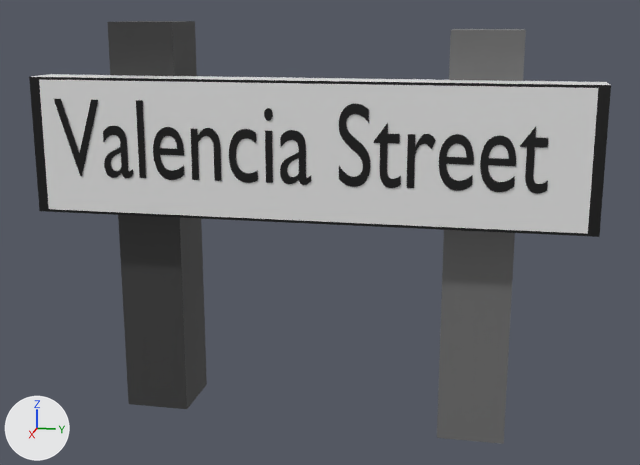
One commit to the FBX model Assets/Models/uk_street_sign_rural_13.fbx: the scene before it, then after it.
The view is the same before and after, from a 50 mm lens placed at (25.63, 8.79, 11.27), pointed at (0.07, 3.67, 4.88). The lights are fixed; the arrows at lower left show +X, +Y and +Z. Where no turn or scale is listed for an object, it has been applied to the vertices.
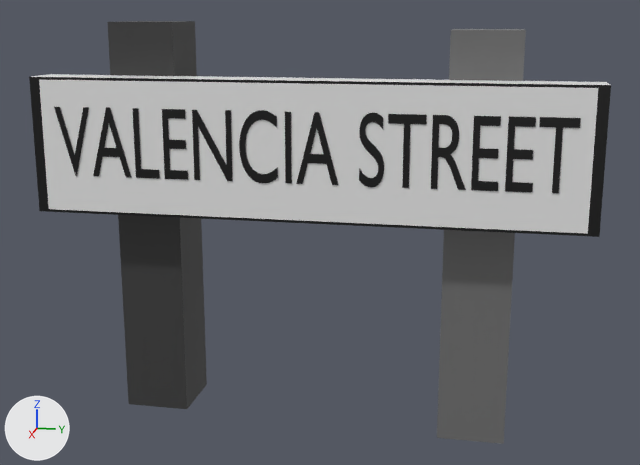
What differs and where, as boxes (x1, y1, x2, y2) in the pictures (640 x 465 px):
'Text', reshaped, rescaled (7% wider, 9% shorter): before (54, 99, 548, 194); after (54, 107, 581, 193)
part 1 of me_text, rebuilt (9% narrower, 33% taller): before (153, 127, 184, 180); after (132, 108, 160, 179)
part 2 of me_text, rebuilt (8% wider, 29% taller): before (480, 135, 516, 192); after (388, 114, 427, 188)
part 3 of me_text, rebuilt (48% wider, 12% taller): before (373, 123, 401, 188); after (296, 112, 338, 185)
part 4 of me_text, rebuilt (13% narrower, 33% taller): before (191, 128, 221, 181); after (162, 109, 188, 180)
part 5 of me_text, added (black): after (431, 115, 466, 190)
part 6 of me_text, deleted (black): before (520, 127, 548, 194)
part 7 of me_text, deleted (black): before (407, 134, 436, 188)
part 8 of me_text, deleted: before (264, 108, 273, 121)
part 9 of me_text, deleted (black): before (136, 100, 146, 178)
part 10 of me_text, deleted: before (265, 131, 273, 183)
part 11 of me_text, cut back: before (229, 104, 474, 191); after (192, 110, 384, 187)
part 12 of me_text, cut back: before (103, 126, 133, 178); after (93, 107, 132, 178)
part 13 of me_text, added (black): after (471, 116, 581, 193)

The change, as a diff of the scene's bpy script:
```diff
--- a/Assets/Models/uk_street_sign_rural_13.fbx.py
+++ b/Assets/Models/uk_street_sign_rural_13.fbx.py
@@ me_text @@
 # used by ob_text; location = (1.65, -3.9, 6.65); rotation_euler = (1.571, 0.0, 1.571), in degrees (90, 0, 90); scale = (2.32, 3.29, 4.0)
-me_text.from_pydata(...)  # 1156 vertices, 1136 faces; spans x 0.0..6.07, y -0.01..0.69, z 0.0
+me_text.from_pydata(...)  # 415 vertices, 393 faces; spans x 0.0..8.2, y -0.01..0.69, z 0.0
+# me_text part 1: the loose piece of 99 vertices spanning x 1.29..1.7, y -0.01..0.46, z 0.0 is rebuilt with 6 vertices and now spans x 1.35..1.75, y 0.0..0.68, z 0.0
+# me_text part 2: the loose piece of 99 vertices spanning x 5.3..5.7, y -0.01..0.46, z 0.0 is rebuilt with 8 vertices and now spans x 5.42..5.99, y 0.0..0.68, z 0.0
+# me_text part 3: the loose piece of 58 vertices spanning x 4.05..4.38, y -0.01..0.54, z 0.0 is rebuilt with 11 vertices and now spans x 4.0..4.67, y 0.0..0.69, z 0.0
+# me_text part 4: the loose piece of 57 vertices spanning x 1.79..2.17, y 0.0..0.46, z 0.0 is rebuilt with 12 vertices and now spans x 1.84..2.23, y 0.0..0.68, z 0.0
+# me_text part 5: a new loose piece of 94 vertices spanning x 6.08..6.61, y 0.0..0.68, z 0.0, in mat_material_004 (black #000000)
+# me_text part 6: the loose piece of 58 vertices spanning x 5.74..6.07, y -0.01..0.54, z 0.0 is deleted
+# me_text part 7: the loose piece of 55 vertices spanning x 4.45..4.78, y 0.0..0.46, z 0.0 is deleted
+# me_text part 8: the loose piece of 48 vertices spanning x 2.72..2.83, y 0.53..0.64, z 0.0 is deleted
+# me_text part 9: the loose piece of 4 vertices spanning x 1.1..1.19, y 0.0..0.68, z 0.0 is deleted
+# me_text part 10: the loose piece of 4 vertices spanning x 2.73..2.82, y 0.0..0.45, z 0.0 is deleted
+# me_text part 11: 3 vertices moved within x 2.43..5.15, y 0.0..0.68, z 0.0; 485 vertices removed from x 2.27..5.22, y -0.01..0.69, z 0.0; 226 vertices added at x 2.34..5.37, y -0.01..0.69, z 0.0
+# me_text part 12: 173 vertices removed from x 0.63..1.02, y -0.01..0.46, z 0.0; 10 vertices added at x 0.6..1.27, y 0.0..0.69, z 0.0
+# me_text part 13: 32 vertices added at x 6.69..8.2, y 0.0..0.68, z 0.0
 me_text.materials.append(mat_material_004)
@@ ob_text @@
 ob_text.rotation_euler = (1.571, 0.0, 1.571)  # degrees (90, 0, 90)
-ob_text.scale = (2.32, 3.29, 4.0)
+ob_text.scale = (1.8, 2.95, 4.0)
```
